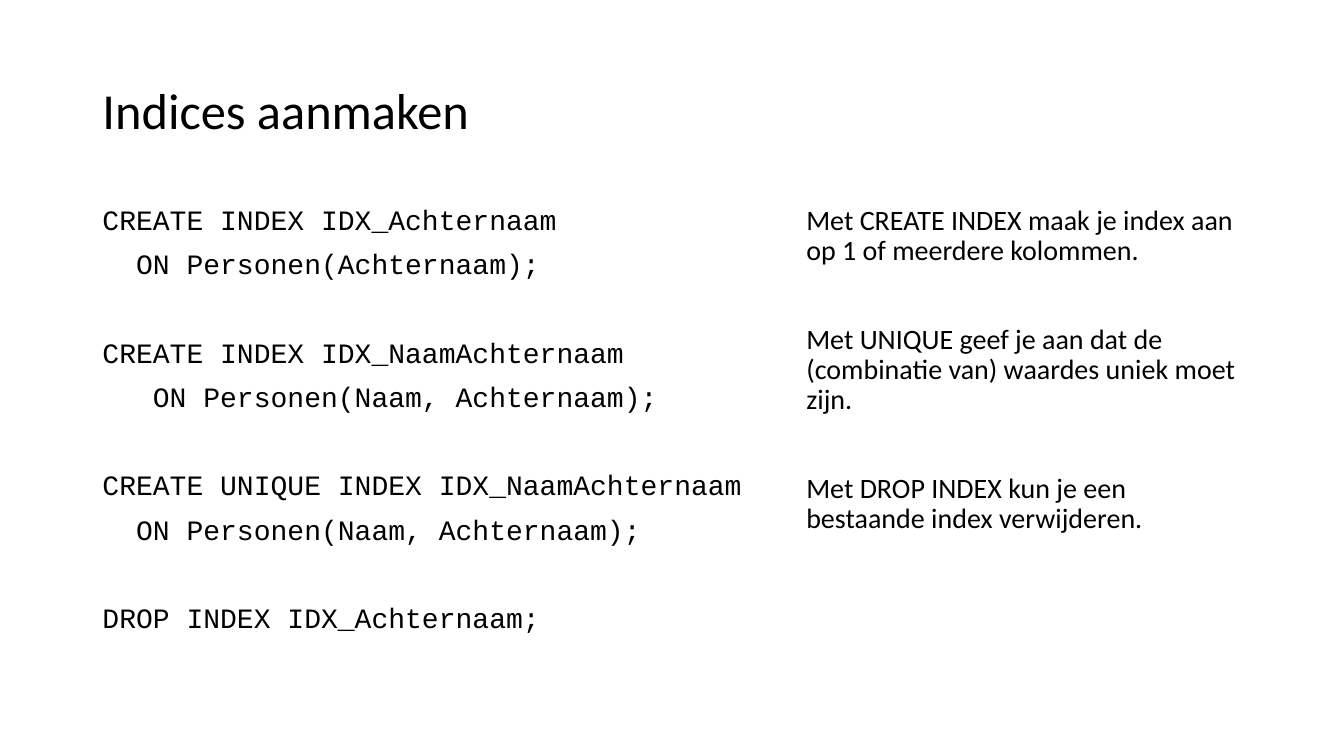
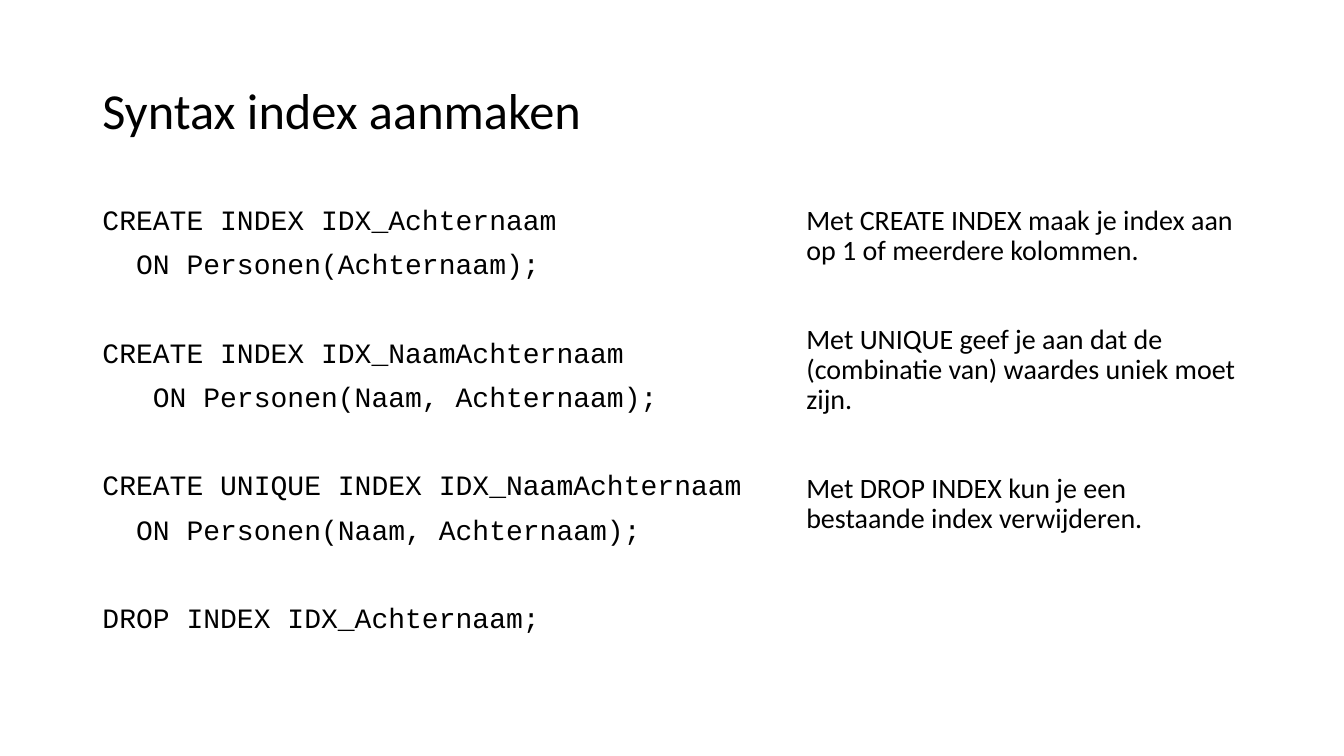
Before and after one commit to LFKoning/knowledge-sharing, a slide deck: slide 76 of sql/sql_introductie.pptx. Drawn at 1344x756 pixels with LibreOffice and Linux fonts; fonts in the diff are those of the drawing. Boxes give left, top, right and bottom in pixels: in the first picture for what was removed or moved away, otherwise in the second. Text is boxed around its words. In the diff, an @@ line names an element or a change of style, - is before the commit and + after.

```diff
--- a/sql/sql_introductie.pptx
+++ b/sql/sql_introductie.pptx
@@ title at bbox=[102, 94, 581, 137]: text changed @@
-Indices aanmaken
+Syntax index aanmaken
```
Also in this commit, not shown: 3 other slides changed, 12 other files.
